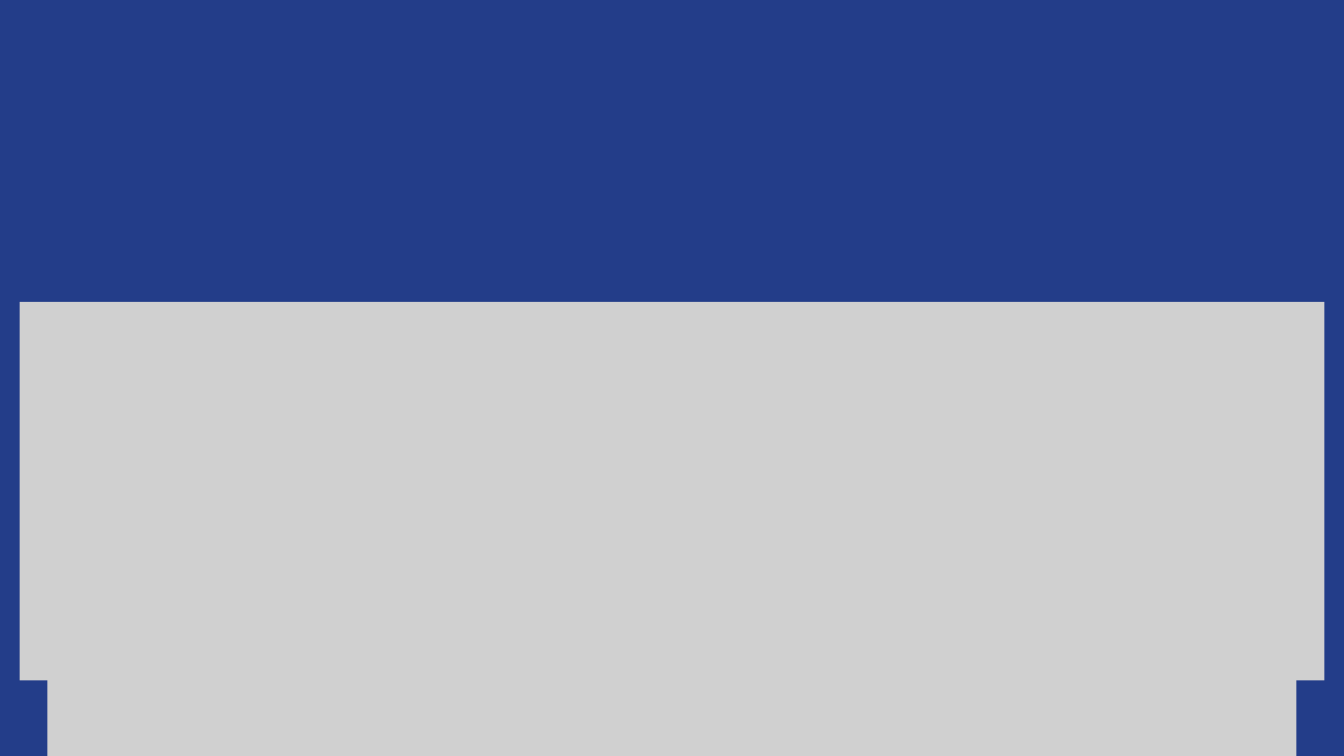
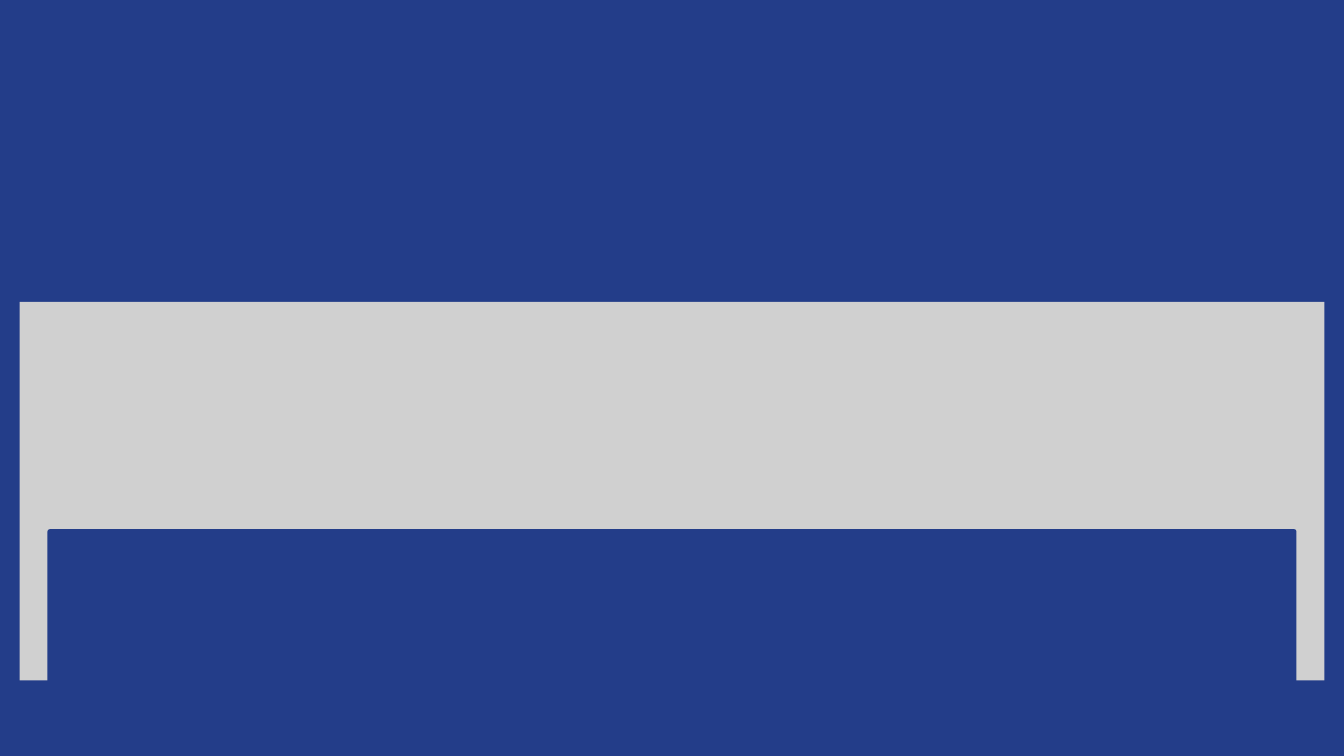
Before and after one commit to Liche008/Eng-Soft2-Grupo2, a slide deck: slide 29 of Apresentacao.pptx (slide 30 before the commit). Drawn at 1344x756 pixels with LibreOffice and Linux fonts; fonts in the diff are those of the drawing; grey boxes stand for pictures. Boxes give left, top, right and bottom in pixels: in the first picture for what was removed or moved away, otherwise in the second. Text is boxed around its words. In the diff, an @@ line names an element or a change of style, - is before the commit and + after.

```diff
--- a/Apresentacao.pptx
+++ b/Apresentacao.pptx
@@ picture at bbox=[19, 302, 1325, 680]: outline redrawn @@
@@ picture removed at bbox=[48, 519, 1297, 756] @@
@@ freeform shape added at bbox=[48, 530, 1297, 756], fill #233D89 @@
```
Also in this commit, not shown: 27 other slides changed, 6 slides added, 7 slides removed.
